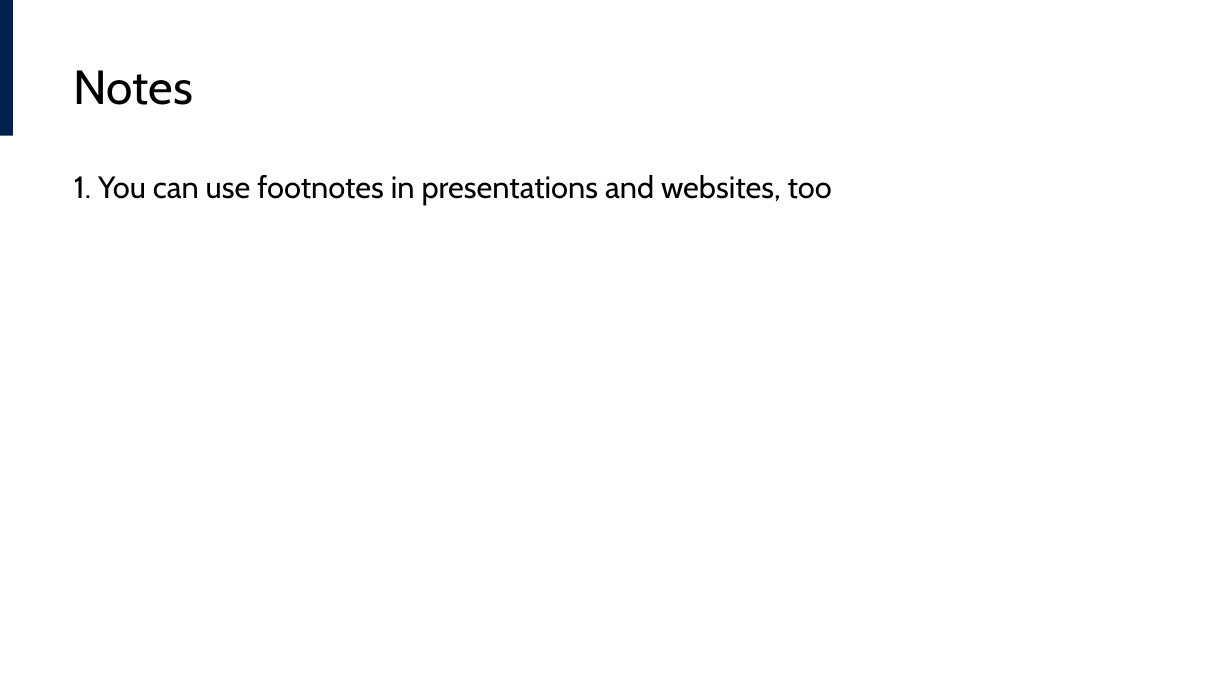
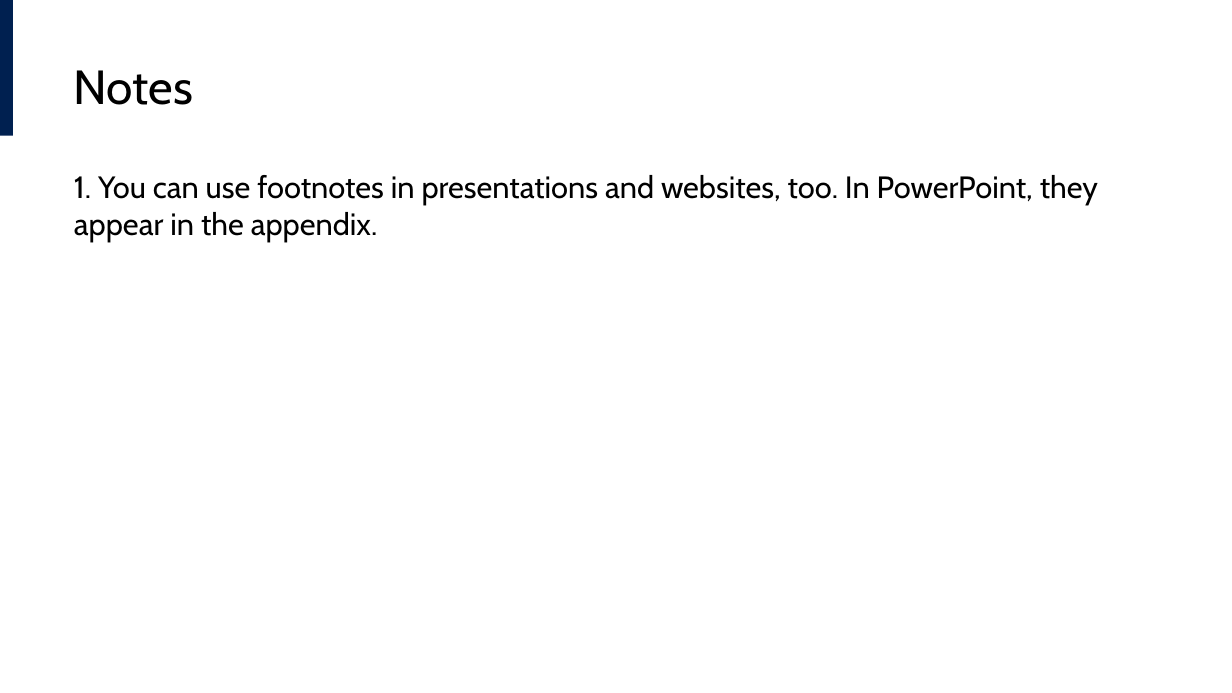
Before and after one commit to lucas-a-meyer/using-quarto, a slide deck: slide 46 of docs/presentation.pptx. Drawn at 1232x693 pixels with LibreOffice and Linux fonts; fonts in the diff are those of the drawing. Boxes give left, top, right and bottom in pixels: in the first picture for what was removed or moved away, otherwise in the second. Text is boxed around its words. In the diff, an @@ line names an element or a change of style, - is before the commit and + after.

```diff
--- a/docs/presentation.pptx
+++ b/docs/presentation.pptx
@@ text at (74,175,1098,242): text changed @@
-1. You can use footnotes in presentations and websites, too
+1. You can use footnotes in presentations and websites, too. In PowerPoint, they appear in the appendix.
```
Also in this commit, not shown: 8 other slides changed, 27 other files.
